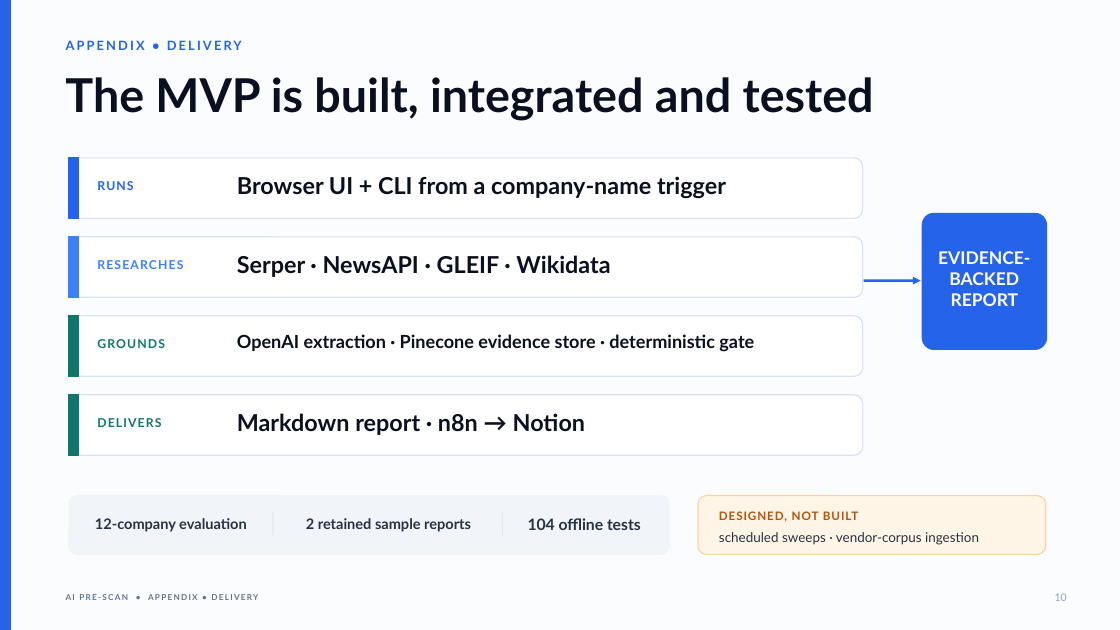
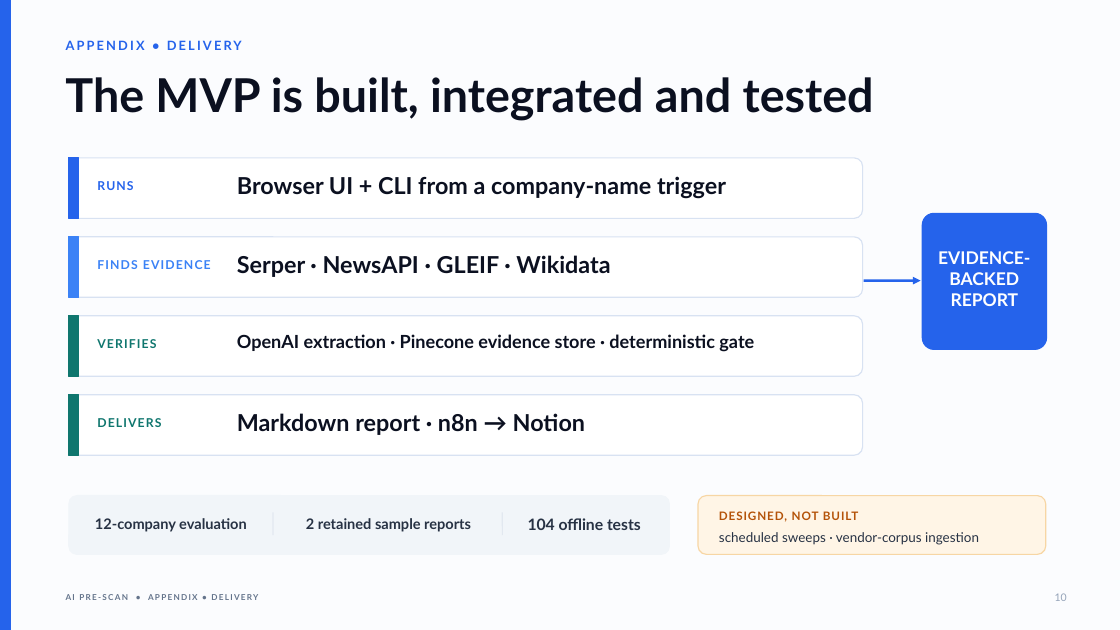
Before and after one commit to nyelugo/PROJECT-AI-Pre-Scan, a slide deck: slide 10 of docs/ai-pre-scan-presentation.pptx. Drawn at 1120x630 pixels with LibreOffice and Linux fonts; fonts in the diff are those of the drawing. Boxes give left, top, right and bottom in pixels: in the first picture for what was removed or moved away, otherwise in the second. Text is boxed around its words. In the diff, an @@ line names an element or a change of style, - is before the commit and + after.

```diff
--- a/docs/ai-pre-scan-presentation.pptx
+++ b/docs/ai-pre-scan-presentation.pptx
@@ text at <box>97,260,211,269</box>: text changed @@
-RESEARCHES
+FINDS EVIDENCE
@@ text at <box>97,339,156,348</box>: text changed @@
-GROUNDS
+VERIFIES
```
Also in this commit, not shown: 5 other slides changed, 1 other file.
